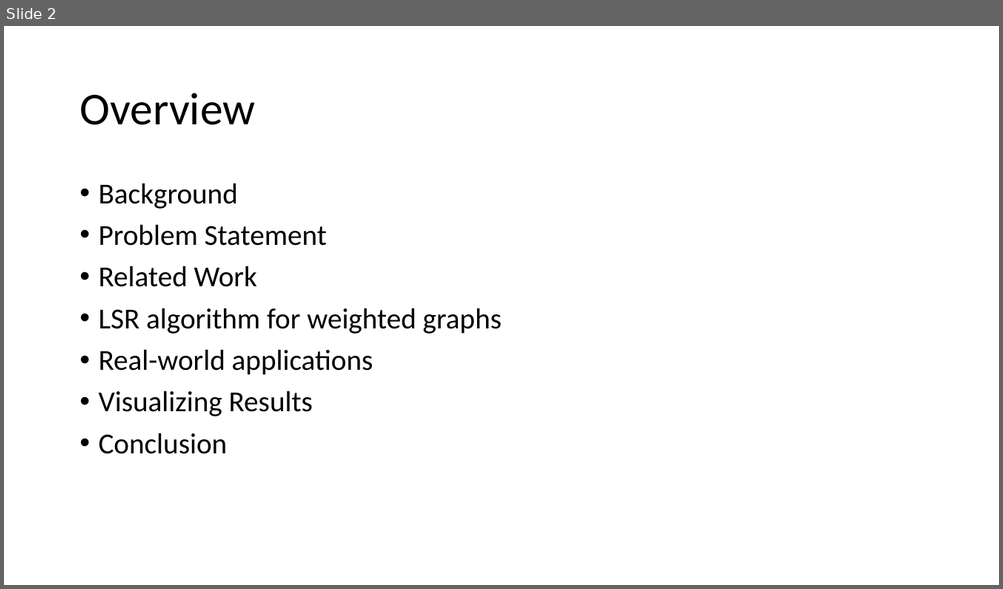
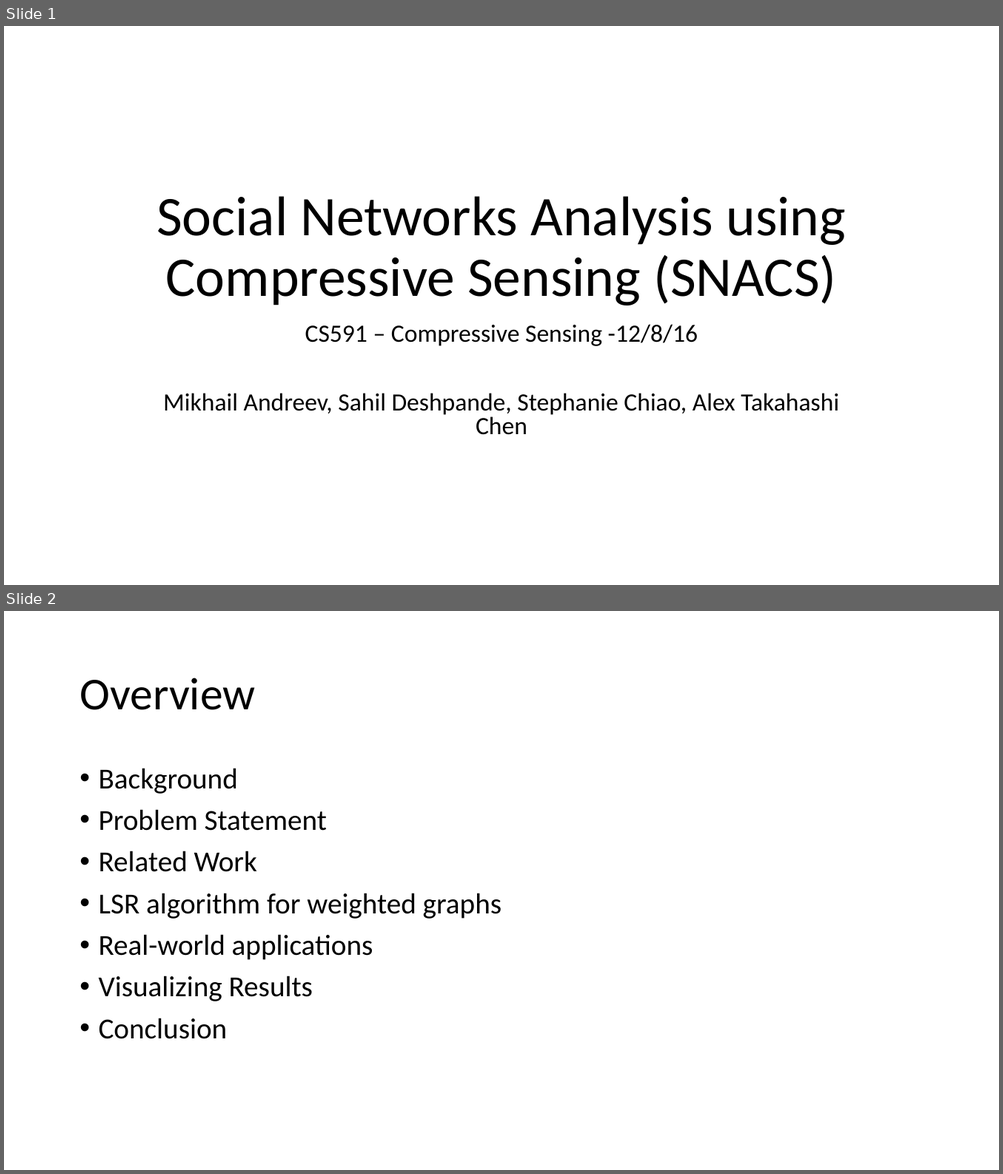
Before and after one commit to mikh/CS591-Social-Networks, a slide deck: PPT/skeleton.ppt.pptx. Shown one above the other, each under a label of ours: slide 2 before the commit, slides 1 and 2 after it. The pictures are 1003x589 and 1003x1174 pixels, drawn with LibreOffice and Linux fonts; fonts in the diff are those of the drawing; background and template pictures are left out. Boxes give left, top, right and bottom in pixels: in the first picture for what was removed or moved away, otherwise in the second. Text is boxed around its words. In the diff, an @@ line names an element or a change of style, - is before the commit and + after.

```diff
--- a/PPT/skeleton.ppt.pptx
+++ b/PPT/skeleton.ppt.pptx
@@ slide 1 added at (4, 26, 999, 585), background picture (left out) @@
@@ title added at (156, 196, 845, 306), 54 pt, text #000000 @@
+Social Networks Analysis using Compressive Sensing (SNACS)
@@ subtitle added at (163, 324, 839, 435), 24 pt, text #000000 @@
+CS591 – Compressive Sensing -12/8/16
+Mikhail Andreev, Sahil Deshpande, Stephanie Chiao, Alex Takahashi Chen
```
Also in this commit, not shown: 6 slides changed, 16 other slides added, 2 slides removed, 6 other files.
